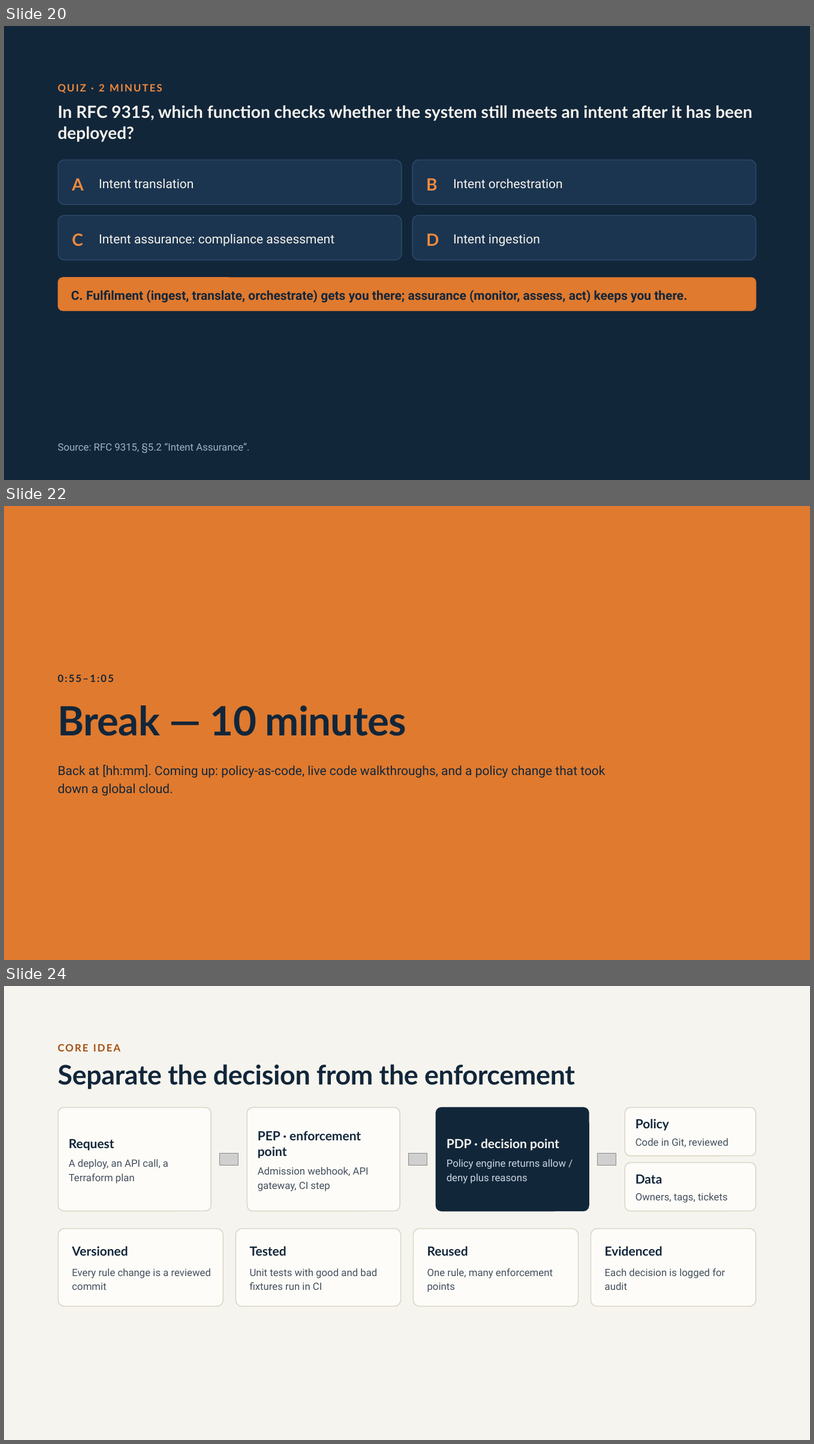
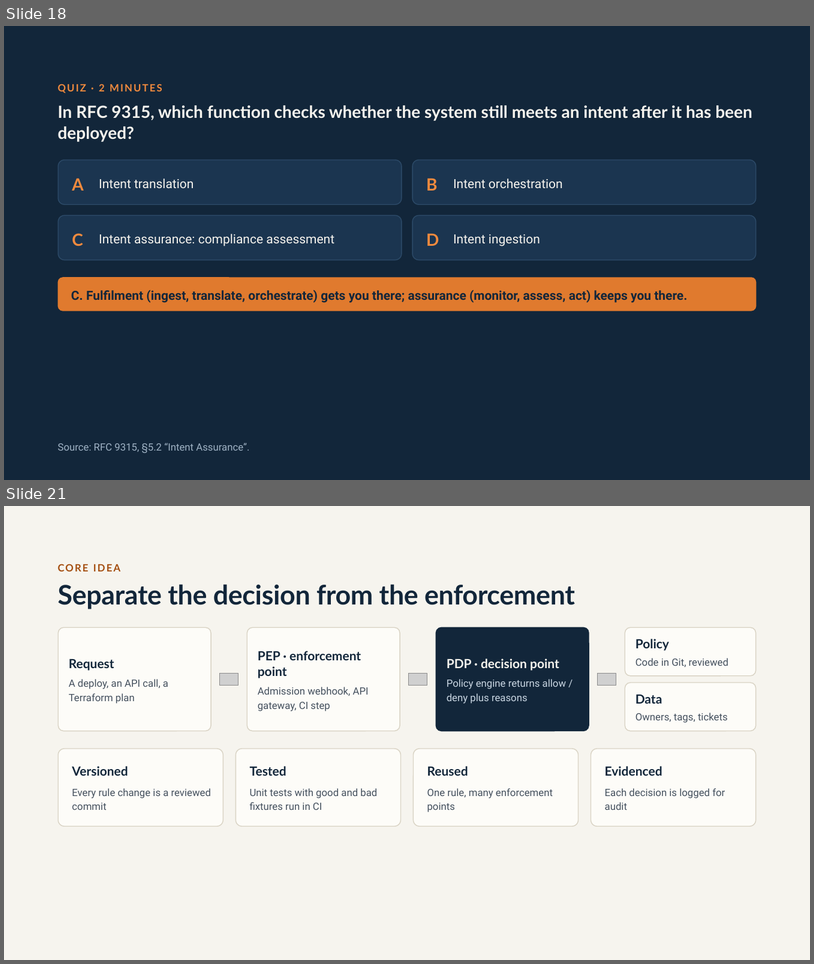
Before and after one commit to SannioEvolution/Material, a slide deck: 22 - Intent-Based Cloud Orchestration & Policy-as-Code for Compliance.pptx. Shown one above the other, each under a label of ours: slides 20, 22 and 24 before the commit, slides 18 and 21 after it; the slides between them are not shown. The pictures are 814x1444 and 814x964 pixels, drawn with LibreOffice and Linux fonts; fonts in the diff are those of the drawing; grey boxes stand for pictures. Boxes give left, top, right and bottom in pixels: in the first picture for what was removed or moved away, otherwise in the second. Text is boxed around its words. In the diff, an @@ line names an element or a change of style, - is before the commit and + after.

```diff
--- a/22 - Intent-Based Cloud Orchestration & Policy-as-Code for Compliance.pptx
+++ b/22 - Intent-Based Cloud Orchestration & Policy-as-Code for Compliance.pptx
@@ slide 22 removed at box(4, 506, 810, 960), background #E07A2E @@
@@ text removed at box(58, 674, 114, 682) @@
-0:55–1:05
@@ title removed at box(58, 705, 407, 736) @@
-Break — 10 minutes
@@ text removed at box(58, 765, 605, 796) @@
-Back at [hh:mm]. Coming up: policy-as-code, live code walkthroughs, and a policy change that took down a global cloud.
@@ what was slide 20 is now slide 18 @@
@@ what was slide 24 is now slide 21 @@
```
Also in this commit, not shown: 9 slides changed, 6 slides added, 3 other slides removed, 1 other file.
